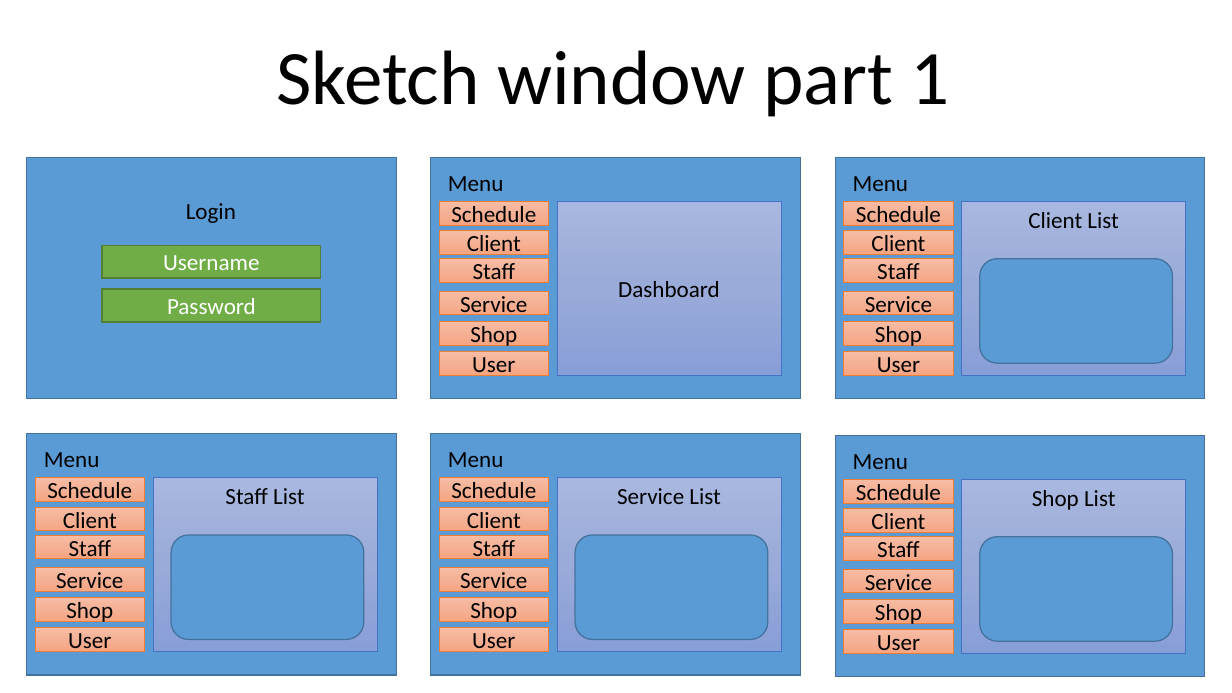
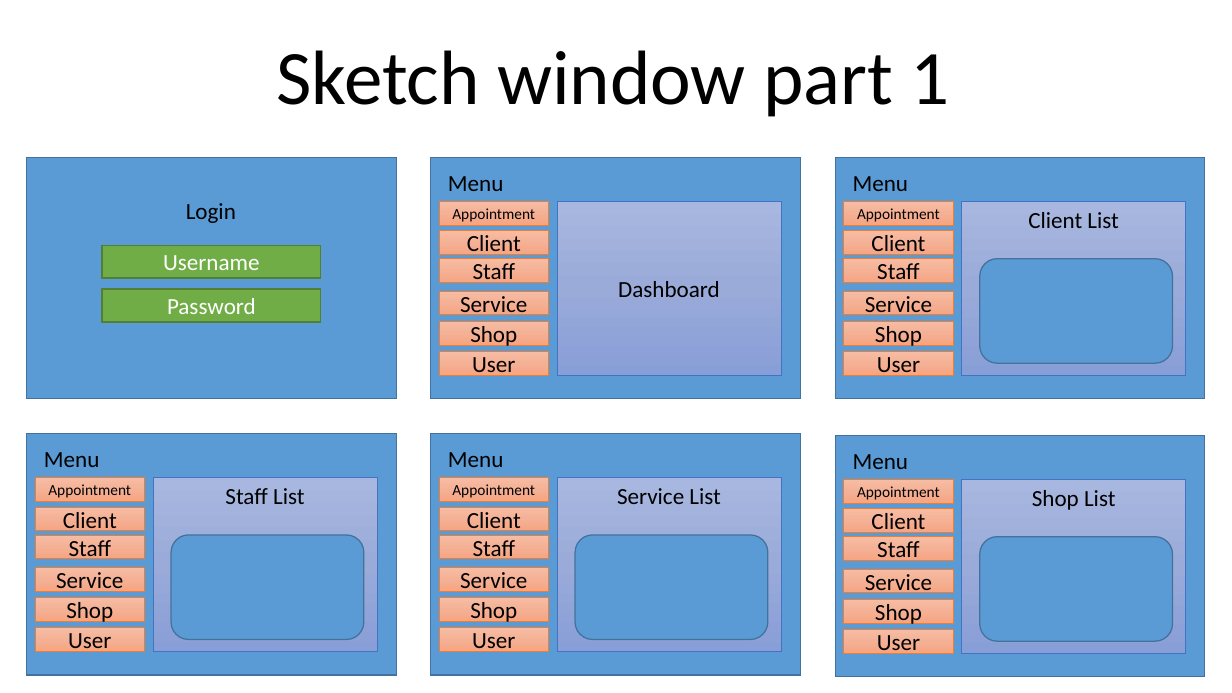
Before and after one commit to SnowFox108/HerbAppointment, a slide deck: slide 1 of SupportFiles/Documents/SketchFlow.pptx. Drawn at 1232x693 pixels with LibreOffice and Linux fonts; fonts in the diff are those of the drawing. Boxes give left, top, right and bottom in pixels: in the first picture for what was removed or moved away, otherwise in the second. Text is boxed around its words. In the diff, an @@ line names an element or a change of style, - is before the commit and + after.

```diff
--- a/SupportFiles/Documents/SketchFlow.pptx
+++ b/SupportFiles/Documents/SketchFlow.pptx
@@ text in rectangle at [452,208,535,222]: text changed; size 18 to 12 pt @@
-Schedule
+Appointment
@@ text in rectangle at [857,208,940,222]: text changed; size 18 to 12 pt @@
-Schedule
+Appointment
@@ text in rectangle at [48,484,131,498]: text changed; size 18 to 12 pt @@
-Schedule
+Appointment
@@ text in rectangle at [452,484,535,498]: text changed; size 18 to 12 pt @@
-Schedule
+Appointment
@@ text in rectangle at [857,486,940,500]: text changed; size 18 to 12 pt @@
-Schedule
+Appointment
```
Also in this commit, not shown: 6 other slides changed, 5 slides added.
